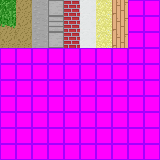
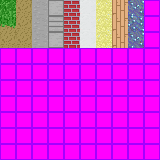
Comparing the layer stacks of the two 160 x 160 images. Changes:
added layer "Pasted Layer" above "Layer #1" over [128, 32, 144, 48]
renamed "Background" to "Layer #1", moved it above "Layer", painted on it over [128, 0, 144, 48]
renamed "Layer #1" to "Background", painted on it over [128, 0, 144, 48]
